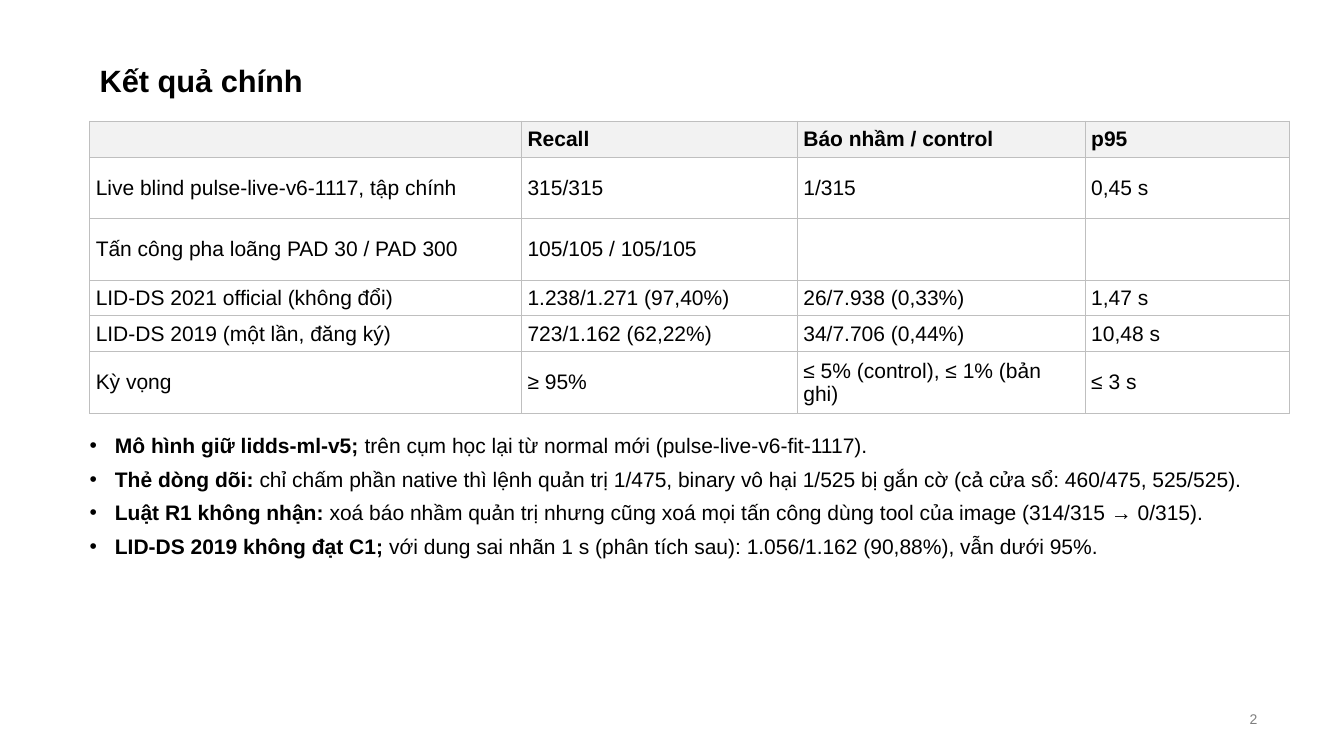
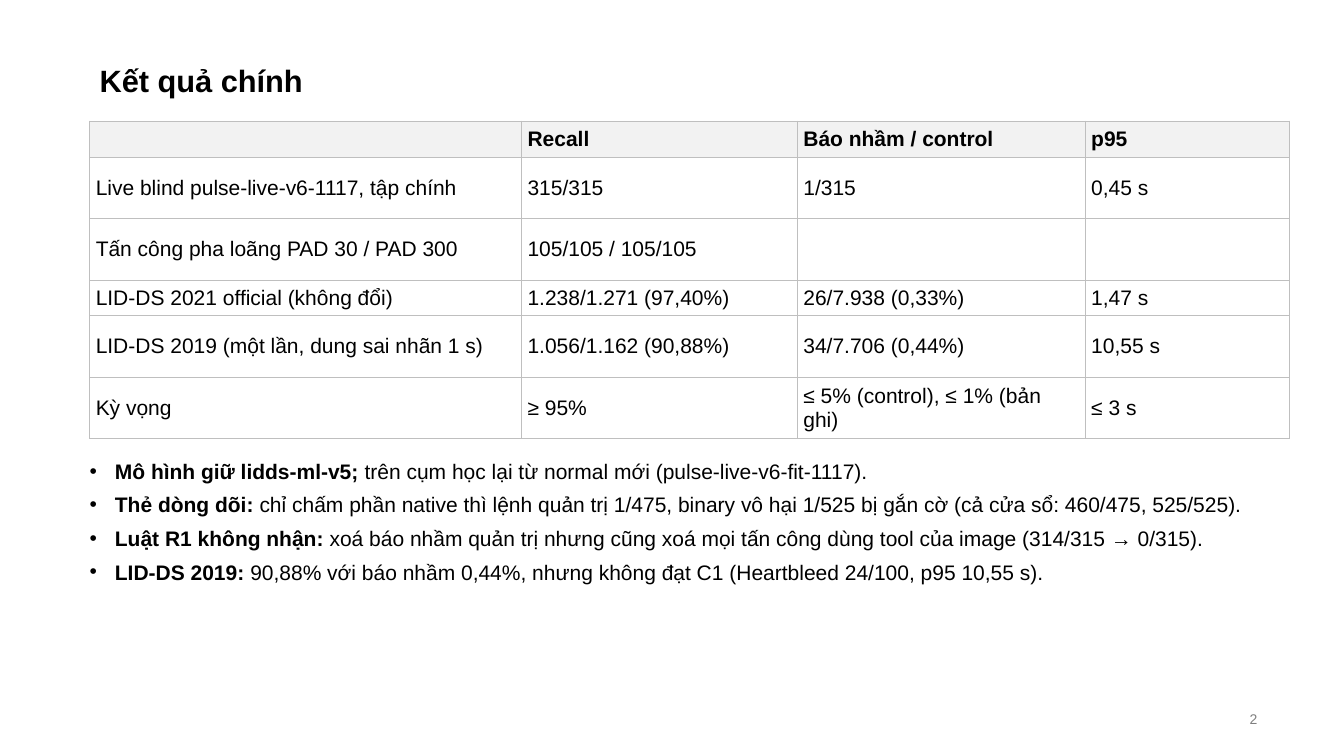
Before and after one commit to tndat-dev/eBPF-project, a slide deck: slide 2 of docs/Slide-runtime_security(20_11).pptx. Drawn at 1344x756 pixels with LibreOffice and Linux fonts; fonts in the diff are those of the drawing. Boxes give left, top, right and bottom in pixels: in the first picture for what was removed or moved away, otherwise in the second. Text is boxed around its words. In the diff, an @@ line names an element or a change of style, - is before the commit and + after.

```diff
--- a/docs/Slide-runtime_security(20_11).pptx
+++ b/docs/Slide-runtime_security(20_11).pptx
@@ table at (90, 121, 1290, 439) @@
-row 5: LID-DS 2019 (một lần, đăng ký) | 723/1.162 (62,22%) | 34/7.706 (0,44%) | 10,48 s
+row 5: LID-DS 2019 (một lần, dung sai nhãn 1 s) | 1.056/1.162 (90,88%) | 34/7.706 (0,44%) | 10,55 s
@@ text "Mô hình giữ lidds-ml-v5; trên ...": place and size @@
-text "Mô hình giữ lidds-ml-v5; trên ..." at (115, 437, 1241, 559)
+text "Mô hình giữ lidds-ml-v5; trên ..." at (115, 463, 1241, 584)
@@ text at (115, 564, 1043, 584): text changed @@
-• LID-DS 2019 không đạt C1; với dung sai nhãn 1 s (phân tích sau): 1.056/1.162 (90,88%), vẫn dưới 95%.
+• LID-DS 2019: 90,88% với báo nhầm 0,44%, nhưng không đạt C1 (Heartbleed 24/100, p95 10,55 s).
```
Also in this commit, not shown: 5 other slides changed, 13 other files.
